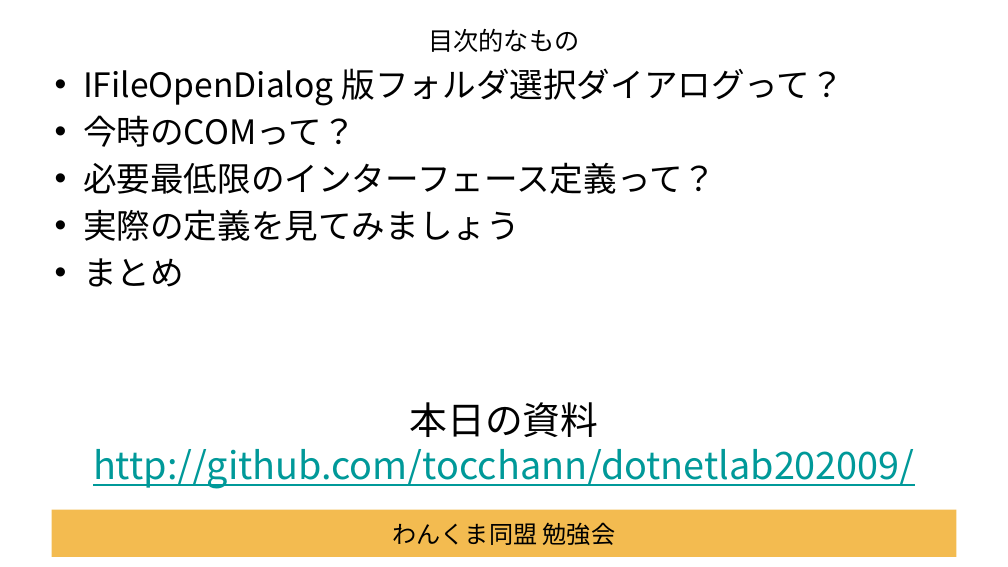
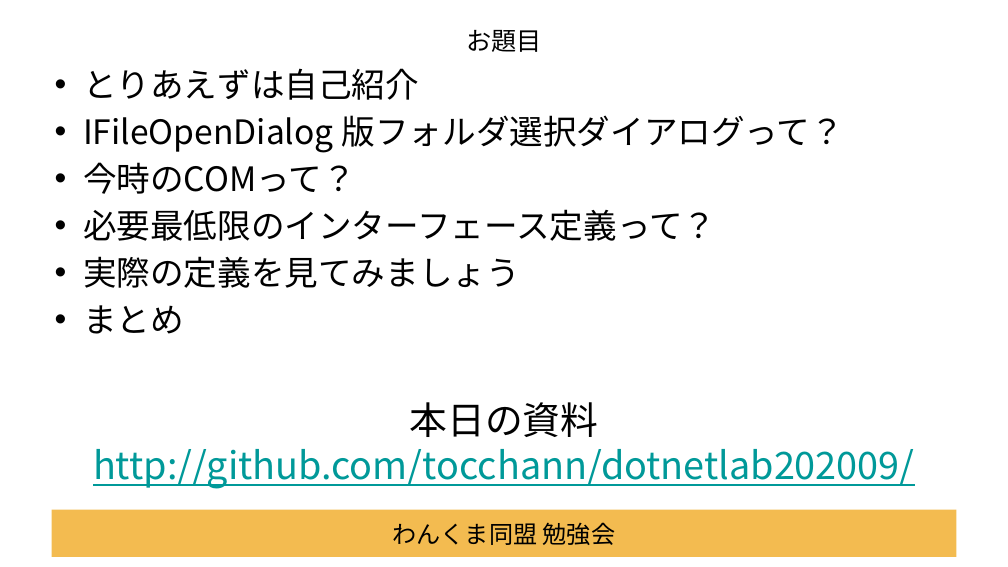
Before and after one commit to Tocchann/dotnetlab202009, a slide deck: slide 2 of Documents/セッション資料.pptx (slide 3 before the commit). Drawn at 1008x567 pixels with LibreOffice and Linux fonts; fonts in the diff are those of the drawing; background and template pictures are left out. Boxes give left, top, right and bottom in pixels: in the first picture for what was removed or moved away, otherwise in the second. Text is boxed around its words. In the diff, an @@ line names an element or a change of style, - is before the commit and + after.

Commit message:
自己紹介ページを追加

```diff
--- a/Documents/セッション資料.pptx
+++ b/Documents/セッション資料.pptx
@@ title at (466,30,542,52): text changed @@
-目次的なもの
+お題目
@@ text at (83,68,419,100): paragraph added @@
+• とりあえずは自己紹介
```
Also in this commit, not shown: 1 other slide changed, 1 slide added, 1 slide removed.
